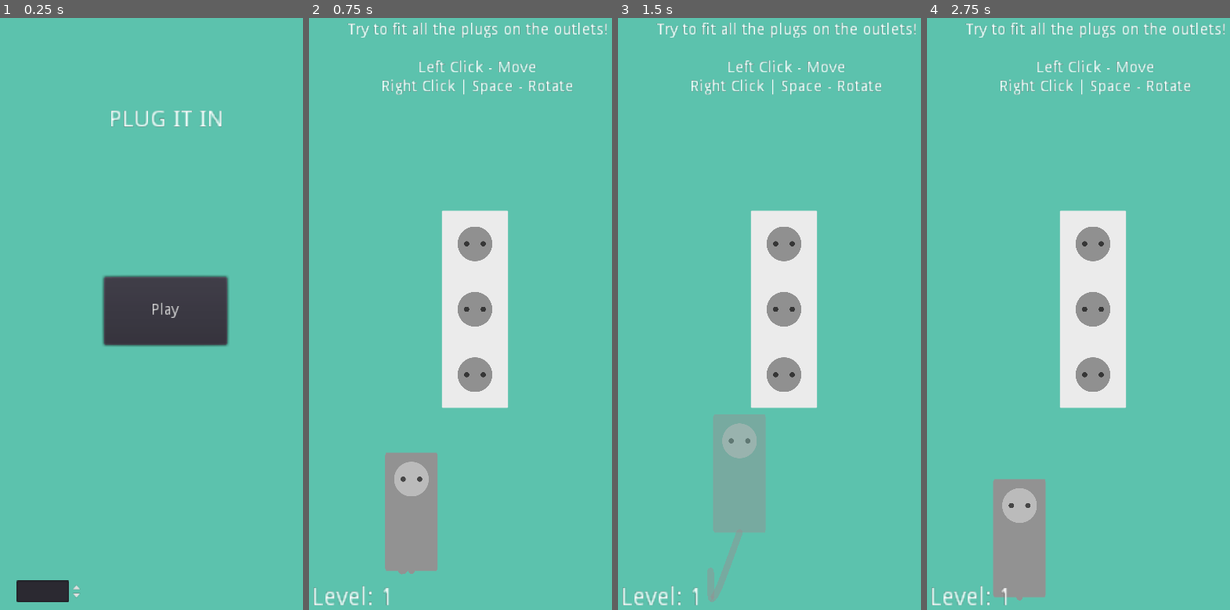
Above: before the commit, frames 1-4 (left to right).
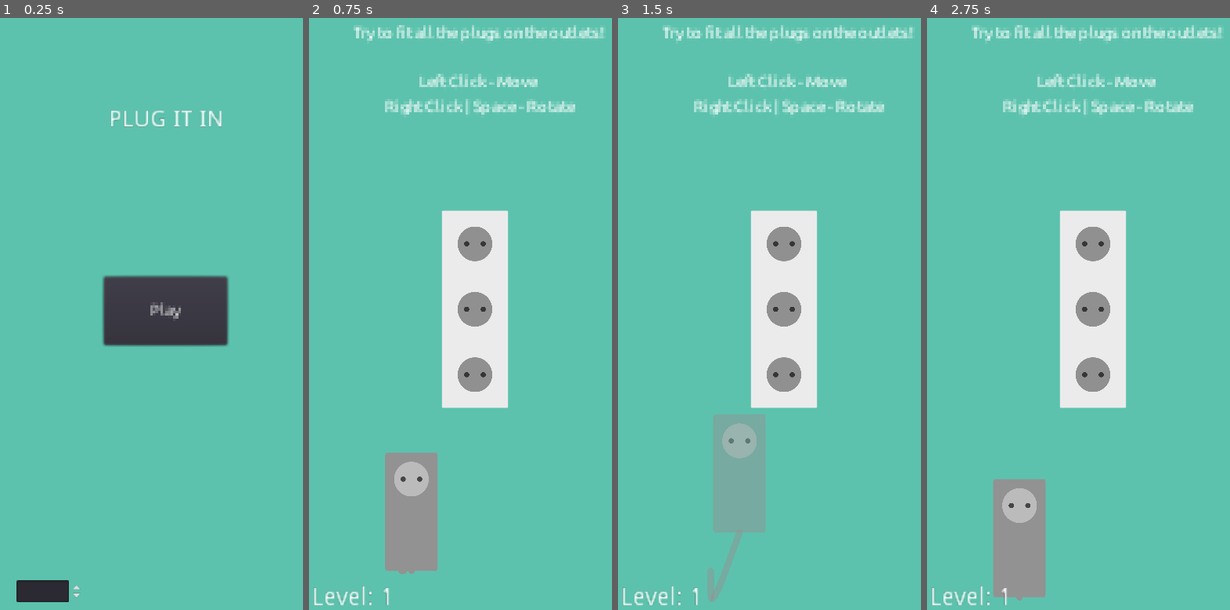
Above: after the commit, the same moments.

Repository: unSAME-Studio/ProjectOutlet
Game: Godot game, scene res://scenes/Menu.tscn
The game is run twice, just before and just after one commit, with the same random seed, the same clock (stepped at 60 frames per second) and the same inputs.
Inputs (mouse positions are in pixels of both pictures, inside the frame that each line leads up to):
- Up to frame 1 (0.25 s): no input
- Up to frame 2 (0.75 s): click "Play" at 0.5 s
- Up to frame 3 (1.5 s): drag from (711, 538) to (817, 171) at 1.27 s
- Up to frame 4 (2.75 s): drag from (1023, 343) to (1026, 515) at 2.02 s

The runs differ from the first frame. In frame 1, 0.1% of the frame differs, in the area x 49-60%, y 48-51%; in frame 2, 3.1%, in the area x 12-99%, y 0-17%; in frame 3, 3.1%; in frame 4, 3.1%.

Commit message:
Added Dynamic Font
font is still blurry

Diff:
--- a/scenes/Main.tscn
+++ b/scenes/Main.tscn
@@ -1,6 +1,7 @@
-[gd_scene load_steps=4 format=2]
+[gd_scene load_steps=5 format=2]
 
 [ext_resource path="res://sounds/Fixaproblem.ogg" type="AudioStream" id=1]
+[ext_resource path="res://ui/fonts/Ubuntu_Reg.tres" type="DynamicFont" id=2]
 [ext_resource path="res://scripts/console.gd" type="Script" id=3]
 [ext_resource path="res://objects/OutletGrid.tscn" type="PackedScene" id=4]
 
@@ -24,6 +25,7 @@
 margin_right = -157.0
 margin_bottom = 97.0
 rect_scale = Vector2( 3.42883, 3.40738 )
+custom_fonts/font = ExtResource( 2 )
 text = "Try to fit all the plugs on the outlets!
 
 Left Click - Move
--- a/scenes/Menu.tscn
+++ b/scenes/Menu.tscn
@@ -1,6 +1,7 @@
-[gd_scene load_steps=2 format=2]
+[gd_scene load_steps=3 format=2]
 
 [ext_resource path="res://scenes/Menu.gd" type="Script" id=1]
+[ext_resource path="res://ui/fonts/Ubuntu_Reg.tres" type="DynamicFont" id=2]
 
 [node name="Menu" type="Node"]
 script = ExtResource( 1 )
@@ -19,6 +20,7 @@
 margin_right = -73.0
 margin_bottom = -38.0
 rect_scale = Vector2( 3.22758, 3.41076 )
+custom_fonts/font = ExtResource( 2 )
 text = "Play"
 
 [node name="SpinBox" type="SpinBox" parent="Control"]
--- /dev/null
+++ b/ui/fonts/Ubuntu_Reg.tres
@@ -0,0 +1,6 @@
+[gd_resource type="DynamicFont" load_steps=2 format=2]
+
+[ext_resource path="res://ui/fonts/Ubuntu-Regular.ttf" type="DynamicFontData" id=1]
+
+[resource]
+font_data = ExtResource( 1 )
Binary file added: ui/fonts/Ubuntu-Regular.ttf
